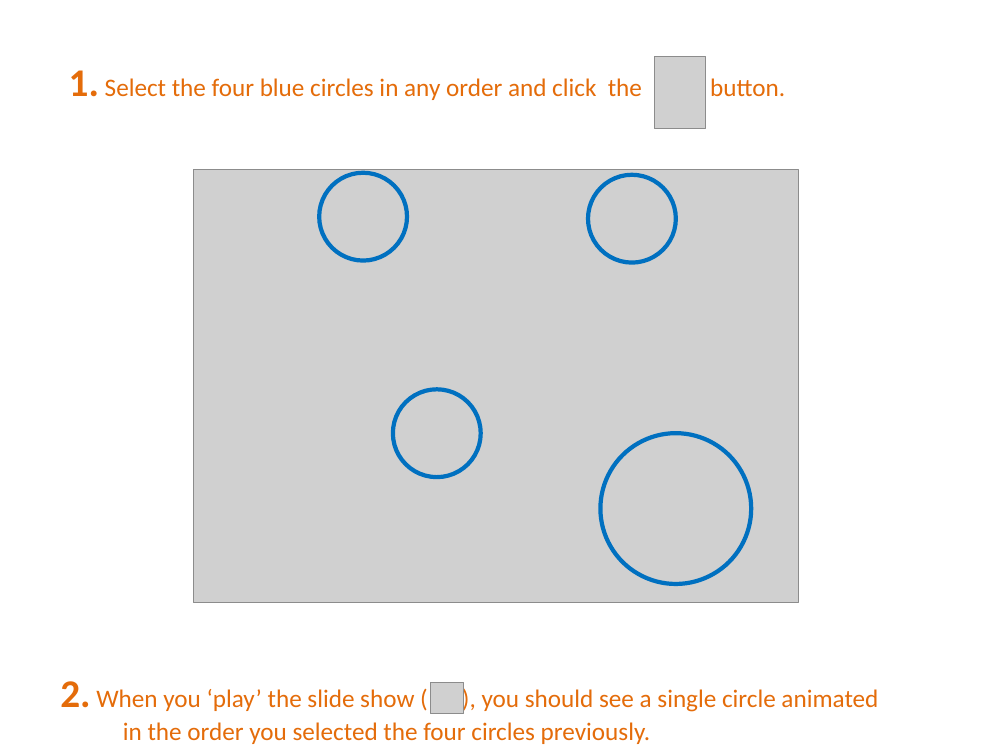
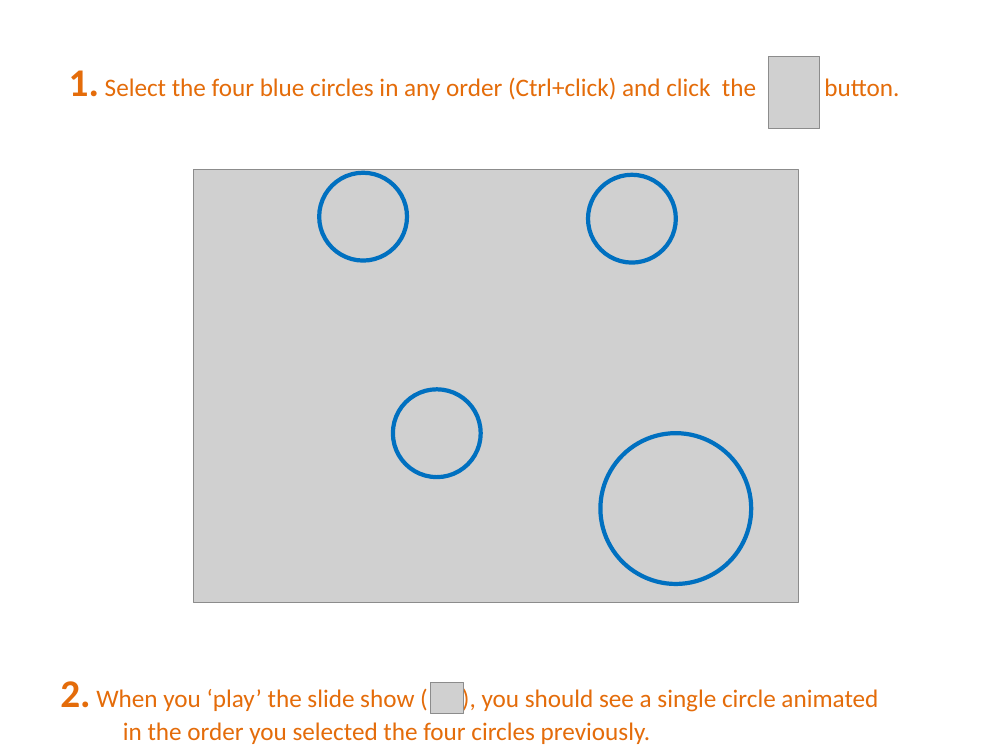
Before and after one commit to PowerPointLabs/PowerPointLabs, a slide deck: slide 15 of doc/PowerPointLabs Quick Tutorial.pptx (slide 12 before the commit). Drawn at 1008x756 pixels with LibreOffice and Linux fonts; fonts in the diff are those of the drawing; grey boxes stand for pictures. Boxes give left, top, right and bottom in pixels: in the first picture for what was removed or moved away, otherwise in the second. Text is boxed around its words. In the diff, an @@ line names an element or a change of style, - is before the commit and + after.

```diff
--- a/doc/PowerPointLabs Quick Tutorial.pptx
+++ b/doc/PowerPointLabs Quick Tutorial.pptx
@@ picture: place and size @@
-picture at [654,56,706,129]
+picture at [768,56,820,129]
@@ text at [69,70,899,100]: text changed @@
-1. Select the four blue circles in any order and click the button.
+1. Select the four blue circles in any order (Ctrl+click) and click the button.
```
Also in this commit, not shown: 2 other slides changed, 3 slides added.
